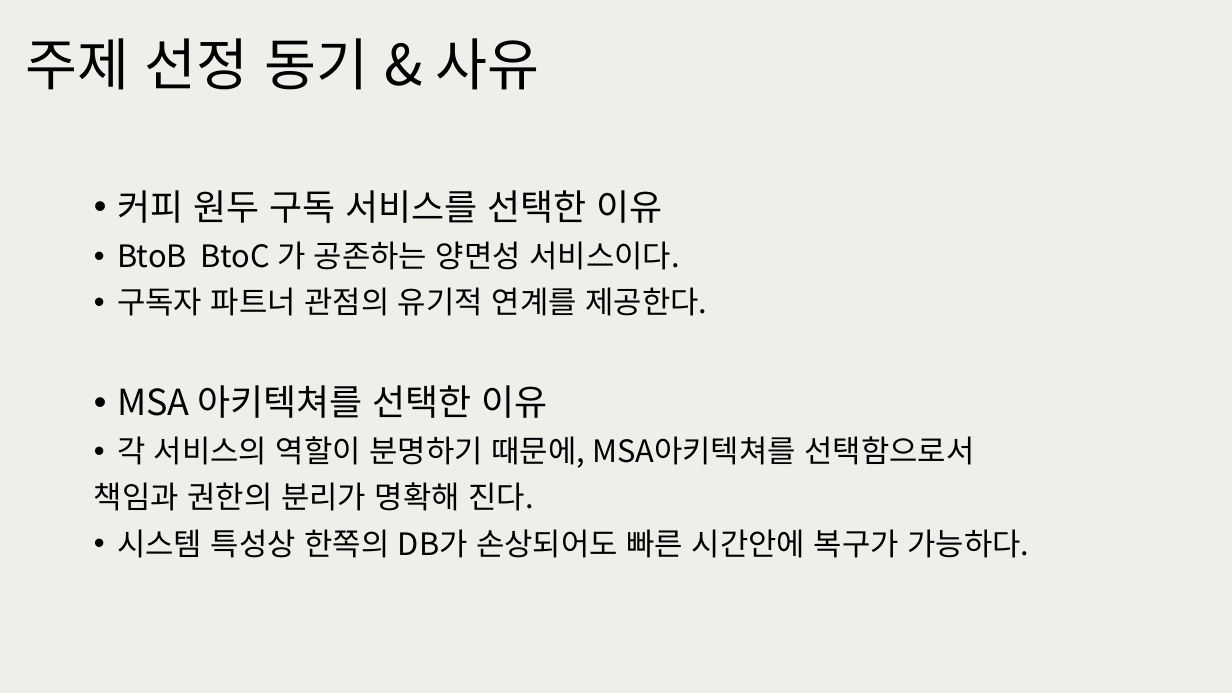
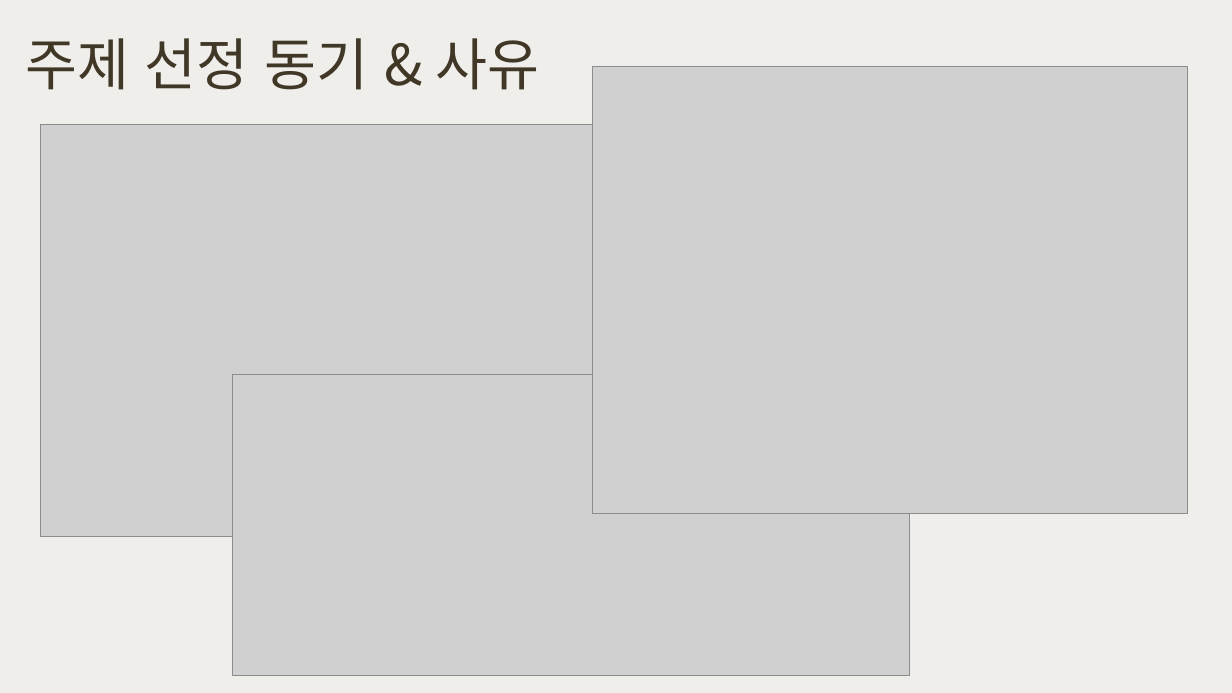
Before and after one commit to happyjane210/GIT2021-working, a slide deck: slide 2 of 9-project/1. 프로젝트 기획/주간 커-피 (초안).pptx. Drawn at 1232x693 pixels with LibreOffice and Linux fonts; fonts in the diff are those of the drawing; grey boxes stand for pictures. Boxes give left, top, right and bottom in pixels: in the first picture for what was removed or moved away, otherwise in the second. Text is boxed around its words. In the diff, an @@ line names an element or a change of style, - is before the commit and + after.

Commit message:
2021-10-18

```diff
--- a/9-project/1. 프로젝트 기획/주간 커-피 (초안).pptx
+++ b/9-project/1. 프로젝트 기획/주간 커-피 (초안).pptx
@@ title "주제 선정 동기 & 사유" at (25,38,540,90): text colour #000000 to #403726 @@
@@ picture added at (592,67,1189,513) @@
@@ picture added at (41,124,775,537) @@
@@ text removed at (94,190,1030,558) @@
-• 커피 원두 구독 서비스를 선택한 이유
-• BtoB BtoC 가 공존하는 양면성 서비스이다.
-• 구독자 파트너 관점의 유기적 연계를 제공한다.
-• MSA 아키텍쳐를 선택한 이유
-• 각 서비스의 역할이 분명하기 때문에, MSA아키텍쳐를 선택함으로서
-책임과 권한의 분리가 명확해 진다.
-• 시스템 특성상 한쪽의 DB가 손상되어도 빠른 시간안에 복구가 가능하다.
@@ picture added at (232,374,910,676) @@
```
Also in this commit, not shown: 5 other slides changed, 8 slides added, 1 slide removed.
